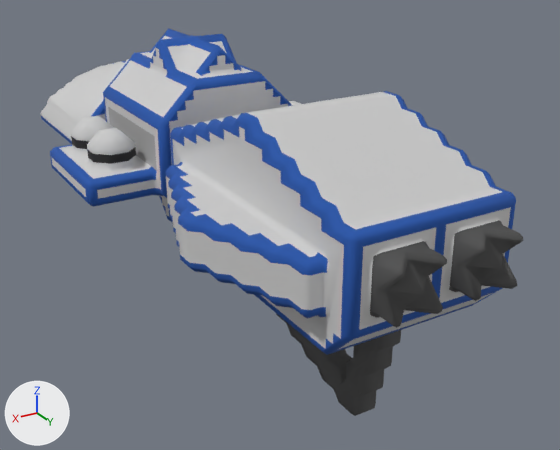
What one commit did to the OBJ model src/jsMain/resources/meshes/diadochi-2-ahriman-class.obj.
Camera for both pictures: a 50 mm lens placed at (39.2, 82.0, -60.2), pointed at (-6.0, 6.8, -97.8). The lights are fixed; the arrows at lower left show +X, +Y and +Z. Where no turn or scale is listed for an object, it has been applied to the vertices.

Script lines for the objects in view, before the commit:
```python
me_diadochi_2_ahriman_class = bpy.data.meshes.new('diadochi-2-ahriman-class')
me_diadochi_2_ahriman_class.from_pydata(...)  # 2595 vertices, 4863 faces; spans x -16.5..16.5, y -44.0..44.0, z -106.9..-75.9
me_diadochi_2_ahriman_class.materials.append(mat_diadochi_2_ahriman_class)  # picture img_diadochi_2_ahriman_class_diff_png
ob_diadochi_2_ahriman_class = bpy.data.objects.new('diadochi-2-ahriman-class', me_diadochi_2_ahriman_class)
ob_diadochi_2_ahriman_class.location = (0.0, 0.0, 0.0)
```
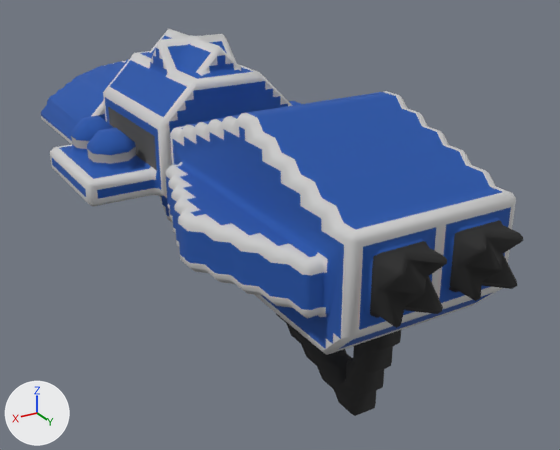
The newer file is also turned or shifted as a whole; pictures and numbers use the older file's frame.

Boxes (x1, y1, x2, y2) around the edits, measured in the pictures (560 x 450 px; the box of a moved part takes in the faces that stretch with it):
```json
{"part": 1, "of": "me_diadochi_2_ahriman_class", "change": "moved or reshaped", "before": [386, 229, 523, 311], "after": [271, 237, 502, 351]}
{"part": 2, "of": "me_diadochi_2_ahriman_class", "change": "surface changed", "before": [41, 28, 523, 416], "after": [41, 28, 523, 416]}
```

Edits to the scene script, one JSON object a line:
```json
{"block": "me_diadochi_2_ahriman_class", "where": "# used by ob_diadochi_2_ahriman_class; location = (0.0, 0.0, 0.0)"}
{"op": "remove", "block": "me_diadochi_2_ahriman_class", "code": "me_diadochi_2_ahriman_class.from_pydata(...)  # 2595 vertices, 4863 faces; spans x -16.5..16.5, y -44.0..44.0, z -106.9..-75.9"}
{"op": "add", "block": "me_diadochi_2_ahriman_class", "code": "me_diadochi_2_ahriman_class.from_pydata(...)  # 2603 vertices, 4867 faces; spans x -16.5..16.5, y -44.0..44.0, z -106.9..-75.9"}
{"block": "me_diadochi_2_ahriman_class", "change": "me_diadochi_2_ahriman_class part 1: 5 vertices moved from x -5.5..4.0, y 42.5..43.5, z -87.4..-85.9 to x -4.0..3.0, y 42.5..43.5, z -87.9..-85.4; 6 vertices removed from x -6.0..5.5, y 42.5..43.5, z -89.4..-84.9; 7 vertices added at x -4.5..11.0, y 35.0..43.5, z -93.4..-85.4"}
{"block": "me_diadochi_2_ahriman_class", "change": "me_diadochi_2_ahriman_class part 2: 4303 kept faces spanning x -16.5..16.5, y -44.0..44.0, z -106.9..-75.9 get new texture (UV) coordinates"}
```
